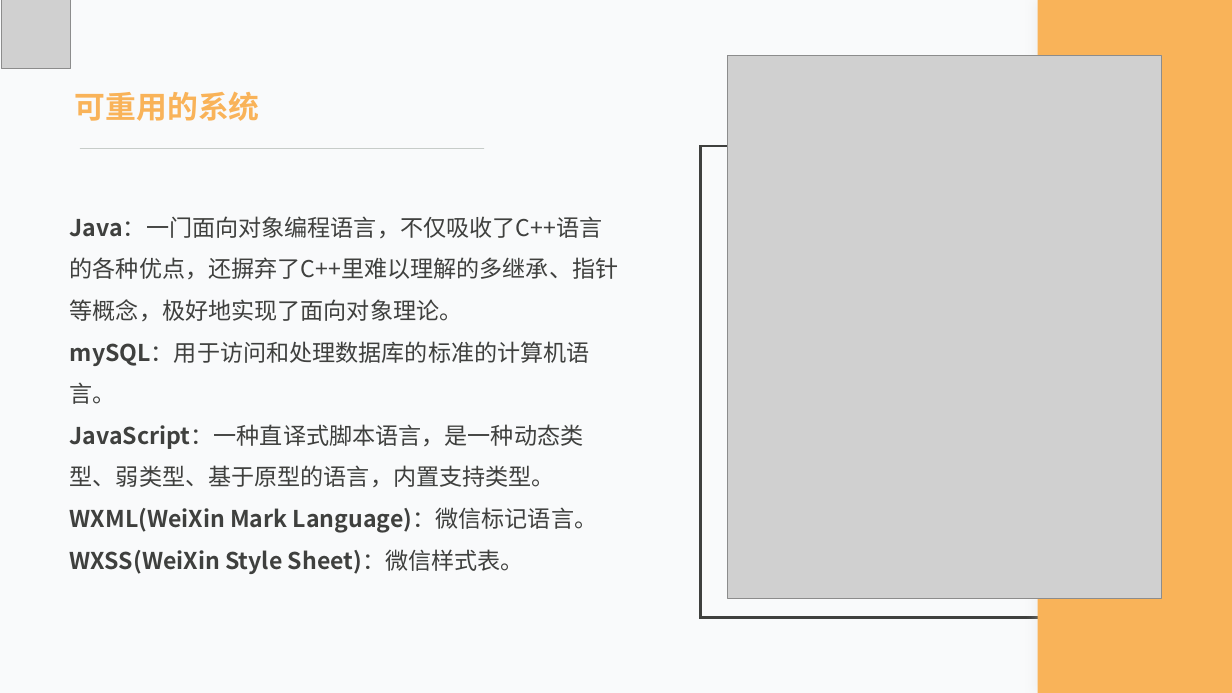
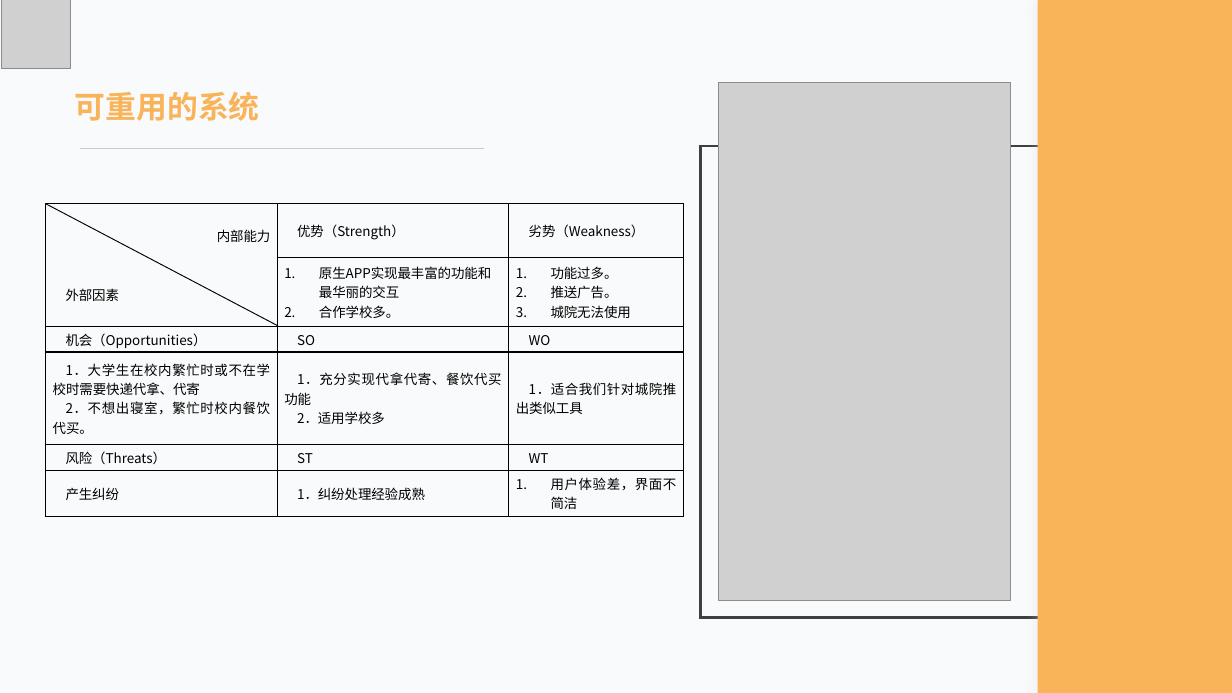
Before and after one commit to lorenzoyoung/ZUCC-Lazy-Bone, a slide deck: slide 13 of 评审PPT/SE2019春-G11_ZUCCLazyBone可行性分析报告ppt.pptx. Drawn at 1232x693 pixels with LibreOffice and Linux fonts; fonts in the diff are those of the drawing; grey boxes stand for pictures. Boxes give left, top, right and bottom in pixels: in the first picture for what was removed or moved away, otherwise in the second. Text is boxed around its words. In the diff, an @@ line names an element or a change of style, - is before the commit and + after.

Commit message:
update0330
15:41:06 系统流程图、数据字典、绩效评价

```diff
--- a/评审PPT/SE2019春-G11_ZUCCLazyBone可行性分析报告ppt.pptx
+++ b/评审PPT/SE2019春-G11_ZUCCLazyBone可行性分析报告ppt.pptx
@@ rectangle removed at box(728, 55, 1163, 598) @@
@@ picture: place and size @@
-picture at box(727, 55, 1162, 598)
+picture at box(719, 83, 1011, 601)
@@ table added at box(46, 204, 685, 518), 6 rows, 3 columns @@
+内部能力 / 外部因素 | 优势（Strength） | 劣势（Weakness）
+ | 原生APP实现最丰富的功能和最华丽的交互 / 合作学校多。 | 功能过多。 / 推送广告。 / 城院无法使用
+机会（Opportunities） | SO | WO
+1．大学生在校内繁忙时或不在学校时需要快递代拿、代寄 / 2．不想出寝室，繁忙时校内餐饮代买。 | 1．充分实现代拿代寄、餐饮代买功能 / 2．适用学校多 | 1．适合我们针对城院推出类似工具
+风险（Threats） | ST | WT
+产生纠纷 | 1．纠纷处理经验成熟 | 用户体验差，界面不简洁
@@ line added from (46, 204) to (277, 325), #000000 0.75 pt @@
@@ text removed at box(70, 216, 619, 574) @@
-Java：一门面向对象编程语言，不仅吸收了C++语言的各种优点，还摒弃了C++里难以理解的多继承、指针等概念，极好地实现了面向对象理论。
-mySQL：用于访问和处理数据库的标准的计算机语言。
-JavaScript：一种直译式脚本语言，是一种动态类型、弱类型、基于原型的语言，内置支持类型。
-WXML(WeiXin Mark Language)：微信标记语言。
-WXSS(WeiXin Style Sheet)：微信样式表。
```
Also in this commit, not shown: 6 other files.
